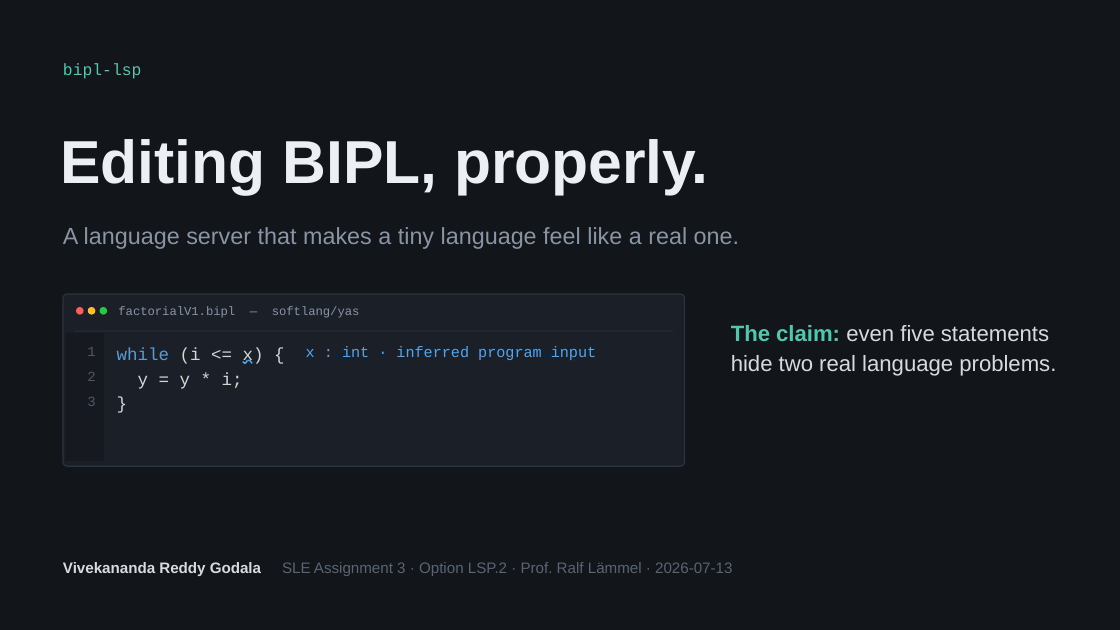
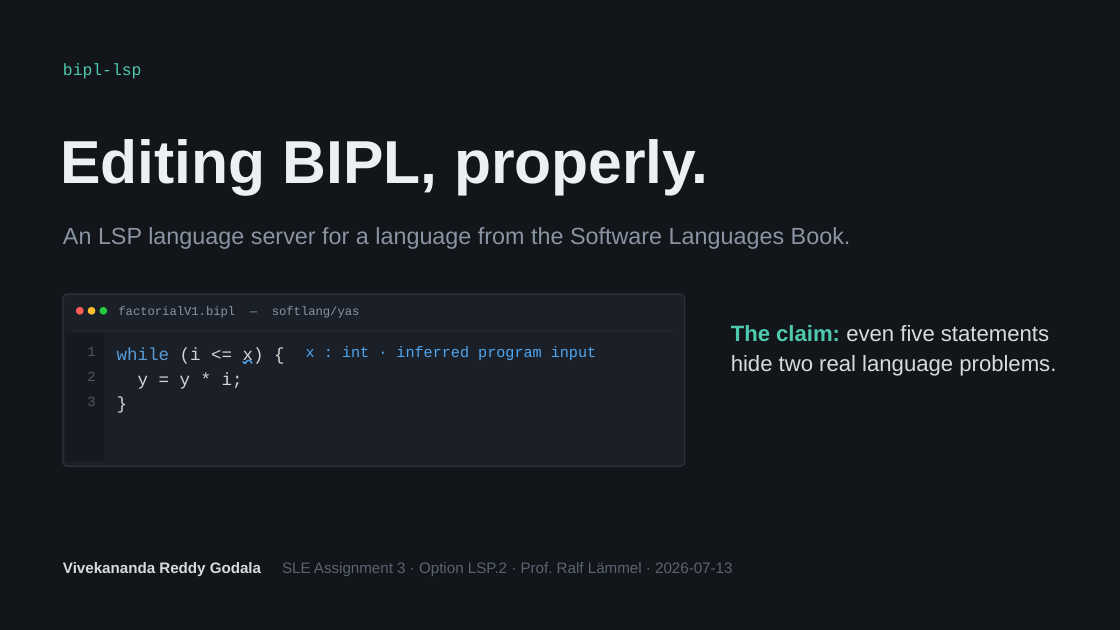
Before and after one commit to VivekanandaReddy3/sle-bipl-lsp, a slide deck: slide 1 of SLE_LSP_Vivekananda.pptx. Drawn at 1120x630 pixels with LibreOffice and Linux fonts; fonts in the diff are those of the drawing. Boxes give left, top, right and bottom in pixels: in the first picture for what was removed or moved away, otherwise in the second. Text is boxed around its words. In the diff, an @@ line names an element or a change of style, - is before the commit and + after.

```diff
--- a/SLE_LSP_Vivekananda.pptx
+++ b/SLE_LSP_Vivekananda.pptx
@@ text at (63, 227, 851, 249): text changed @@
-A language server that makes a tiny language feel like a real one.
+An LSP language server for a language from the Software Languages Book.
```
Also in this commit, not shown: 5 other slides changed, 3 slides added, 2 slides removed, 2 other files.
